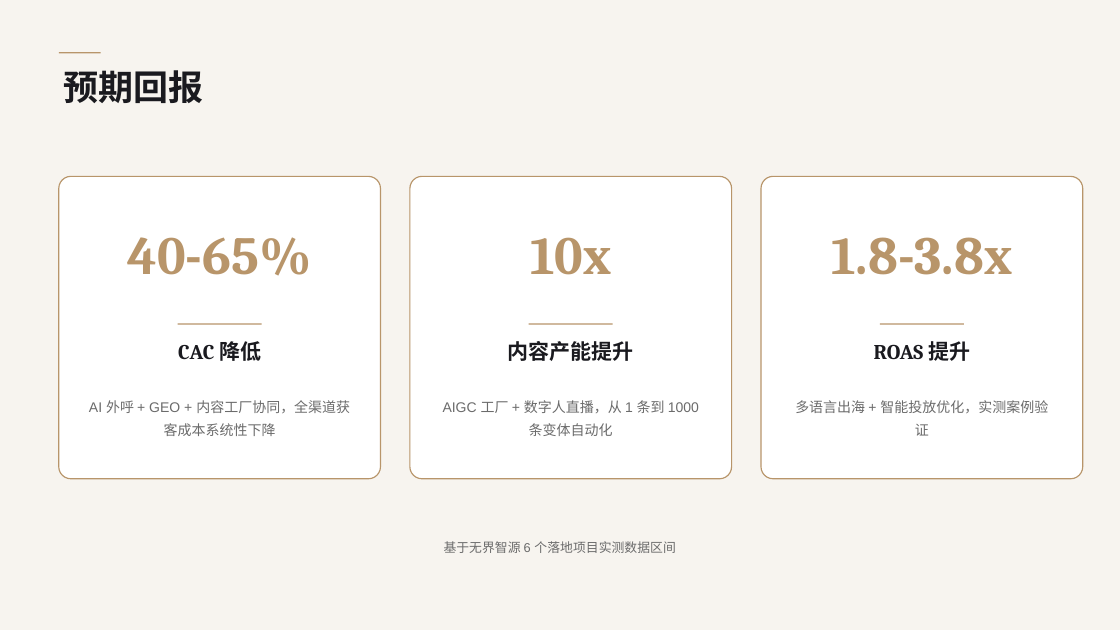
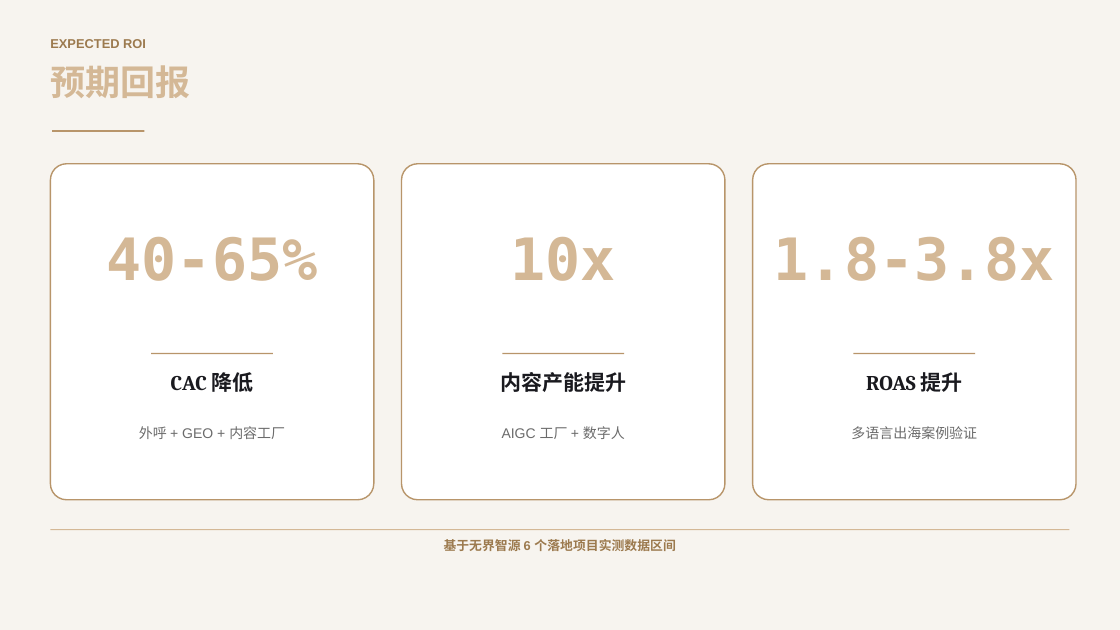
Before and after one commit to 43965555/wujie-ai, a slide deck: slide 12 of pitch/ai-marketing-2026.pptx. Drawn at 1120x630 pixels with LibreOffice and Linux fonts; fonts in the diff are those of the drawing. Boxes give left, top, right and bottom in pixels: in the first picture for what was removed or moved away, otherwise in the second. Text is boxed around its words. In the diff, an @@ line names an element or a change of style, - is before the commit and + after.

```diff
--- a/pitch/ai-marketing-2026.pptx
+++ b/pitch/ai-marketing-2026.pptx
@@ text added at (50,39,146,48), 11 pt, text #9C7A4E, bold @@
+EXPECTED ROI
@@ text "预期回报": place and size @@
-text "预期回报" at (63,70,203,103)
+text "预期回报" at (50,65,190,98)
@@ text "预期回报" at (50,65,190,98): text colour #1A1A1F to gradient #D4B896 to #9C7A4E @@
@@ rectangle: place and size @@
-rectangle at (59,52,101,54)
+rectangle at (52,130,145,132)
@@ rounded rectangle: place and size @@
-rounded rectangle at (59,176,381,479)
+rounded rectangle at (50,164,374,500)
@@ rounded rectangle: place and size @@
-rounded rectangle at (410,176,732,479)
+rounded rectangle at (402,164,725,500)
@@ outline #B8956A 1 pt to #B8956A 1.2 pt; proportions changed in 3 elements at (402,164,725,500), (50,164,374,500), (753,164,1076,500) @@
@@ rounded rectangle: place and size @@
-rounded rectangle at (761,176,1083,479)
+rounded rectangle at (753,164,1076,500)
@@ text "40-65%": place and size @@
-text "40-65%" at (128,237,312,275)
+text "40-65%" at (107,237,318,281)
@@ size 46 to 50 pt, font Cambria to DejaVu Sans Mono, text colour #B8956A to gradient #D4B896 to #9C7A4E in 3 elements at (774,237,1055,281), (107,237,318,281), (511,237,616,281) @@
@@ text "10x": place and size @@
-text "10x" at (530,237,611,275)
+text "10x" at (511,237,616,281)
@@ text "1.8-3.8x": place and size @@
-text "1.8-3.8x" at (831,237,1012,275)
+text "1.8-3.8x" at (774,237,1055,281)
@@ rectangle: place and size @@
-rectangle at (178,323,262,325)
+rectangle at (151,353,273,355)
@@ rectangle: place and size @@
-rectangle at (528,323,613,325)
+rectangle at (502,353,624,355)
@@ rectangle: place and size @@
-rectangle at (880,323,964,325)
+rectangle at (854,353,975,355)
@@ text "CAC 降低": place and size @@
-text "CAC 降低" at (178,341,261,361)
+text "CAC 降低" at (171,372,254,392)
@@ text "内容产能提升": place and size @@
-text "内容产能提升" at (508,341,634,361)
+text "内容产能提升" at (500,372,626,392)
@@ text "ROAS 提升": place and size @@
-text "ROAS 提升" at (874,341,970,361)
+text "ROAS 提升" at (866,372,963,392)
@@ text at (139,426,285,439): text changed @@
-AI 外呼 + GEO + 内容工厂协同，全渠道获客成本系统性下降
+外呼 + GEO + 内容工厂
@@ text at (502,426,625,439): text changed @@
-AIGC 工厂 + 数字人直播，从 1 条到 1000 条变体自动化
+AIGC 工厂 + 数字人
@@ text at (851,426,977,439): text changed @@
-多语言出海 + 智能投放优化，实测案例验证
+多语言出海案例验证
@@ text "基于无界智源 6 个落地项目实测数据区间" at (444,539,675,551): text colour #6B6B6B to #9C7A4E, bold on @@
@@ rectangle added at (50,529,1070,530), fill #D4B896 @@
```
Also in this commit, not shown: 12 other slides changed.
